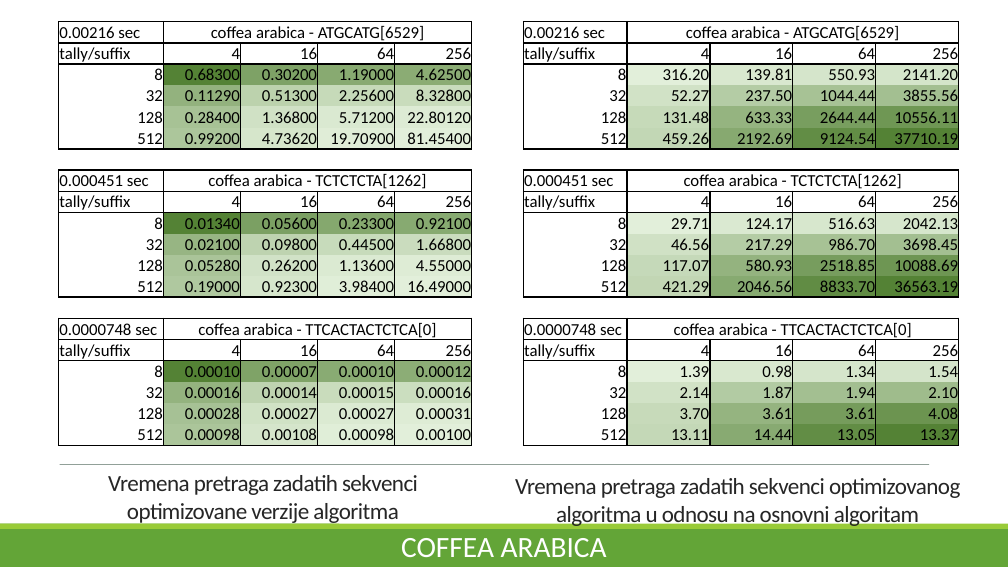
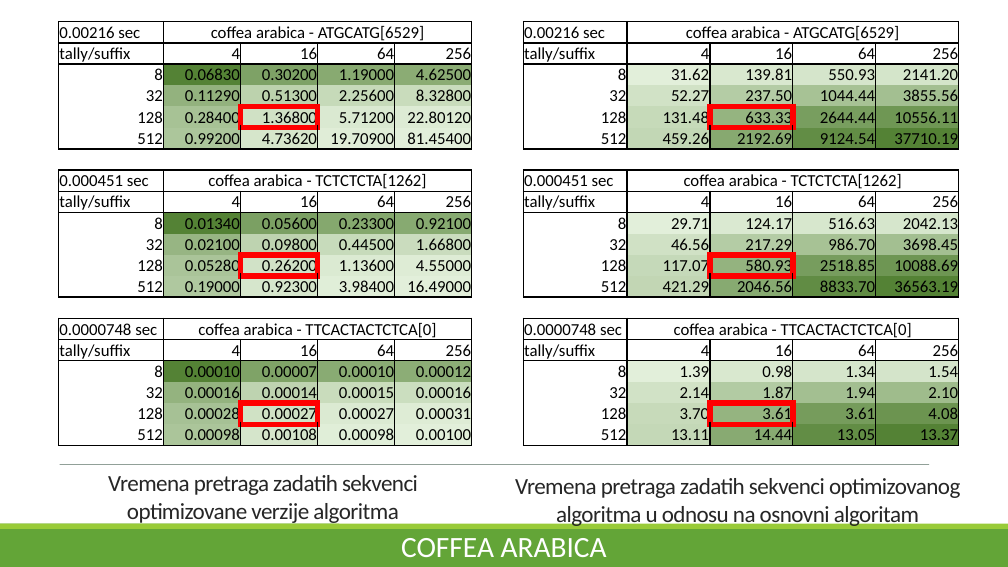
Before and after one commit to maricak/GenomicIT, a slide deck: slide 7 of BWT and FM index.pptx. Drawn at 1008x567 pixels with LibreOffice and Linux fonts; fonts in the diff are those of the drawing. Boxes give left, top, right and bottom in pixels: in the first picture for what was removed or moved away, otherwise in the second. Text is boxed around its words. In the diff, an @@ line names an element or a change of style, - is before the commit and + after.

```diff
--- a/BWT and FM index.pptx
+++ b/BWT and FM index.pptx
@@ table at (59,22,960,444) @@
-row 3, column 2: 0.68300
+row 3, column 2: 0.06830
-row 3, column 8: 316.20
+row 3, column 8: 31.62
@@ borders changed @@
```
Also in this commit, not shown: 3 other slides changed.
